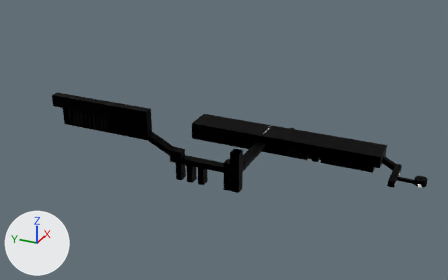
Renders of the FBX model Assets/Models/Places/lvl3 base corridors.fbx from each side of a commit.
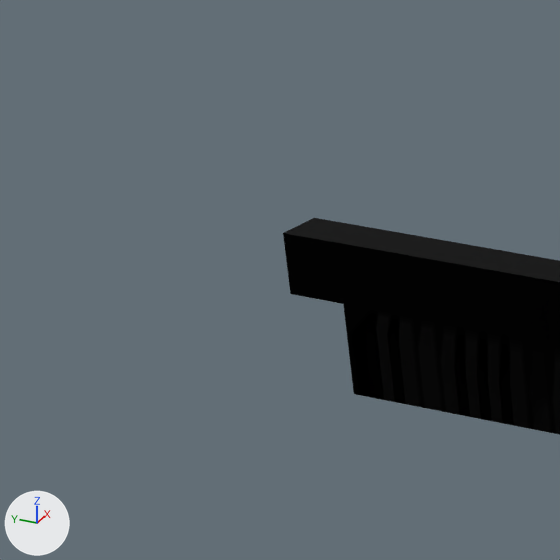
There are two pictures of each version: one whole from a 50 mm camera at (-895.0, -73.0, 459.0) aimed at (-16.0, 323.0, 20.0), one close up on the part from 0% to 23% of the width and 19% to 55% of the height. Arrows for +X, +Y and +Z are at lower left; the lights stay in place. Where no turn or scale is listed for an object, it has been applied to the vertices.

Objects in the first close-up: 'Base corridors 1.001'.
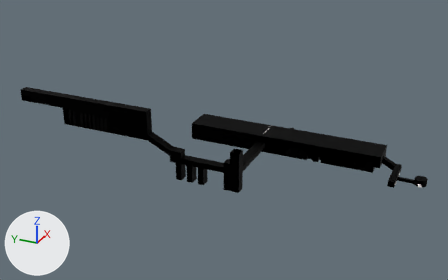
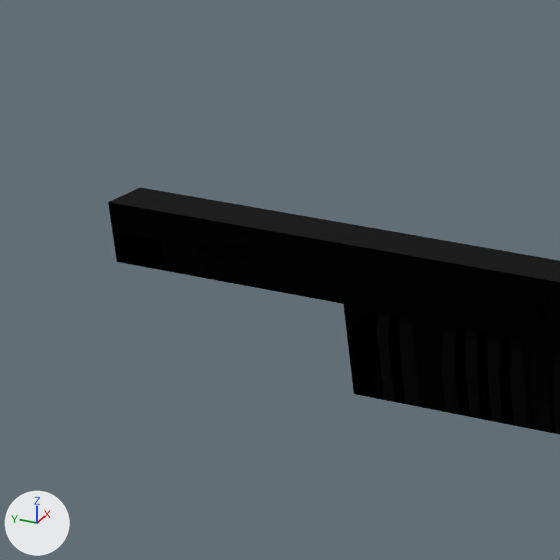
Pixel boxes [x1, y1, x2, y2] of what changed, in the close-ups (560 x 560 px):
'Base corridors 1.001', reshaped: before [283, 218, 560, 435]; after [108, 187, 560, 435]
part 1 of me_base_corridors_001, built on: before [378, 310, 466, 416]; after [108, 187, 466, 416]

The change, as a list of edits to the scene's bpy script:
```text
Change me_base_corridors_001:
    used by ob_base_corridors_1_001; location = (6.2, 1.7, -17.1)
    remove me_base_corridors_001.from_pydata(...)  # 1054 vertices, 1062 faces; spans x -113.0..74.0, y -13.0..603.0, z -5.0..105.0
    add me_base_corridors_001.from_pydata(...)  # 1094 vertices, 1093 faces; spans x -113.0..74.0, y -13.0..670.0, z -5.0..105.0
    me_base_corridors_001 part 1
    2 vertices are removed from x -110.0, y 554.0..557.0, z 75.0
    7 faces are deleted
    24 vertices in x -113.0..-98.0, y 466.0..549.0, z 61.0..72.0 move by (0.0, 0.0, -1.0)
    8 vertices in x -101.0..-98.0, y 546.0..557.0, z 73.0..74.0 move by (0.0, 0.0, -2.0)
    4 vertices in x -101.0..-98.0, y 562.0..565.0, z 77.0 move by (0.0, 0.0, -4.0)
    4 vertices in x -113.0..-110.0, y 562.0..565.0, z 76.0 move by (0.0, 0.0, -3.0)
    23 vertices are added at x -113.0..-98.0, y 490.0..670.0, z 55.0..105.0
    5 new vertices lie (0.0, -19.0, 0.0) away from vertices in x -113.0..-98.0, y 670.0, z 85.0..95.0
    5 new vertices lie (0.0, -10.0, 0.0) away from vertices in x -113.0..-98.0, y 632.0, z 85.0
    9 new vertices lie (0.0, 0.0, 10.0) away from vertices in x -113.0..-98.0, y 622.0..651.0, z 85.0
    38 new faces join them
```
